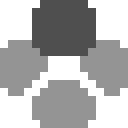
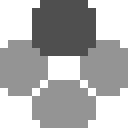
Comparing the layer stacks of the two 128×128 images. Changes:
painted on "Layer 1 copy" over [left=24, top=72, right=48, bottom=96]
painted on "Layer 1 copy 3" over [left=80, top=72, right=104, bottom=96]
painted on "Layer 1 copy 2" over [left=40, top=72, right=96, bottom=88]
